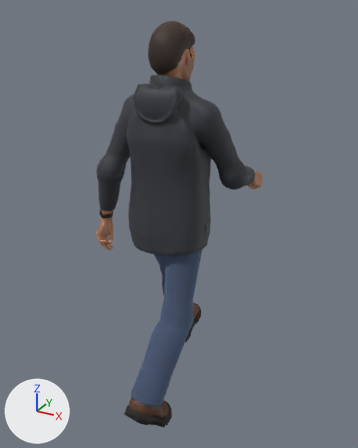
An edit to the glTF model public/models/chaser_person.glb, drawn before and after from the same camera.
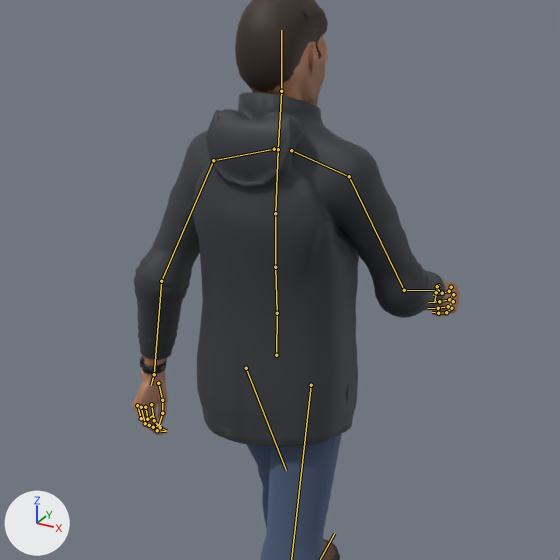
There are two pictures of each version: one whole from a 50 mm camera at (1.084, -1.886, 1.812) aimed at (0.04, 0.012, 0.864), one close up on the part from 8% to 88% of the width and 6% to 70% of the height. Lighting does not change. The marker at lower left points along +X, +Y and +Z. The last two pictures show the newer version. Both versions are drawn at frame 1 of the action 'Walk'; the numbers are the values there. The bones that change, and the others that lie on the model, are drawn over the model as lines in the close-ups.

Objects in the first close-up: 'PersonBody', 'PersonHead'.
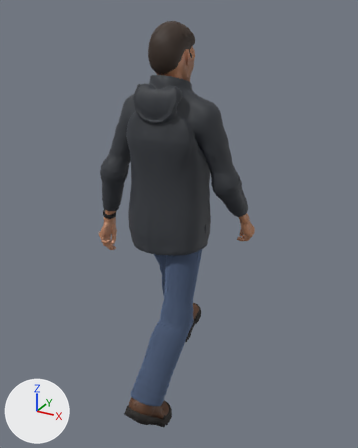
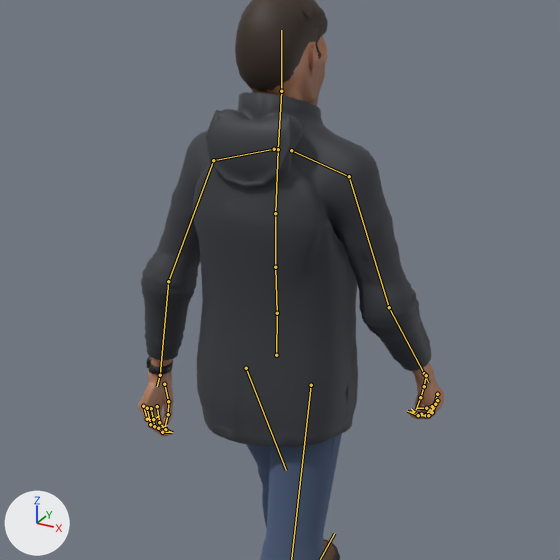
What differs and where, as boxes [x1, y1, x2, y2] in the close-ups (560 x 560 px):
'PersonBody', posed
    before: [132, 91, 460, 560]
    after: [138, 91, 444, 560]
bone 'upperarm_L', root to tip
    before: (213, 160) to (161, 281)
    after: (213, 160) to (168, 281)
bone 'forearm_L', root to tip
    before: (161, 281) to (154, 374)
    after: (168, 281) to (160, 375)
bone 'upperarm_R', root to tip
    before: (349, 176) to (404, 290)
    after: (349, 176) to (389, 307)
bone 'forearm_R', root to tip
    before: (404, 290) to (438, 290)
    after: (389, 307) to (424, 373)

Diff of the bpy script that builds the scene:
```diff
--- a/public/models/chaser_person.glb.py
+++ b/public/models/chaser_person.glb.py
@@ bone_upperarm_l @@
 bone_upperarm_l = bpy.data.objects['PersonRig'].pose.bones['upperarm_L']  # child of 'shoulder_L'
-bone_upperarm_l.rotation_quaternion = (0.967, -0.028, 0.086, 0.237)  # degrees (-1, 10, 27)
+bone_upperarm_l.rotation_quaternion = (0.972, -0.061, 0.079, 0.211)  # degrees (-5, 10, 24)
@@ bone_forearm_l @@
 bone_forearm_l = bpy.data.objects['PersonRig'].pose.bones['forearm_L']  # child of 'upperarm_L'
-bone_forearm_l.rotation_quaternion = (0.991, -0.128, -0.008, -0.038)  # degrees (-15, -1, -4)
+bone_forearm_l.rotation_quaternion = (0.995, -0.098, -0.008, 0.002)  # degrees (-11, -1, 0)
@@ bone_upperarm_r @@
 bone_upperarm_r = bpy.data.objects['PersonRig'].pose.bones['upperarm_R']  # child of 'shoulder_R'
-bone_upperarm_r.rotation_quaternion = (0.969, -0.247, 0.003, 0.022)  # degrees (-29, 1, 2)
+bone_upperarm_r.rotation_quaternion = (0.98, -0.179, -0.032, -0.078)  # degrees (-20, -5, -8)
@@ bone_forearm_r @@
 bone_forearm_r = bpy.data.objects['PersonRig'].pose.bones['forearm_R']  # child of 'upperarm_R'
-bone_forearm_r.rotation_quaternion = (0.922, -0.295, 0.009, 0.252)  # degrees (-33, 9, 28)
+bone_forearm_r.rotation_quaternion = (0.983, -0.159, 0.005, 0.094)  # degrees (-18, 2, 11)
```
